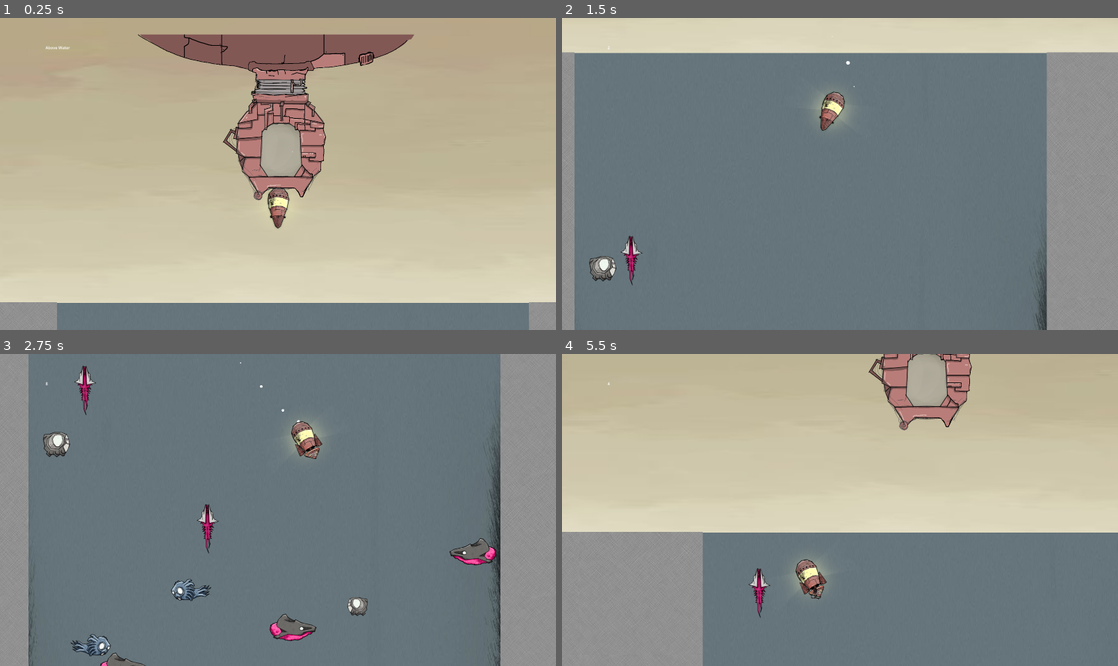
Above: before the commit, frames 1-4 (two rows, left to right).
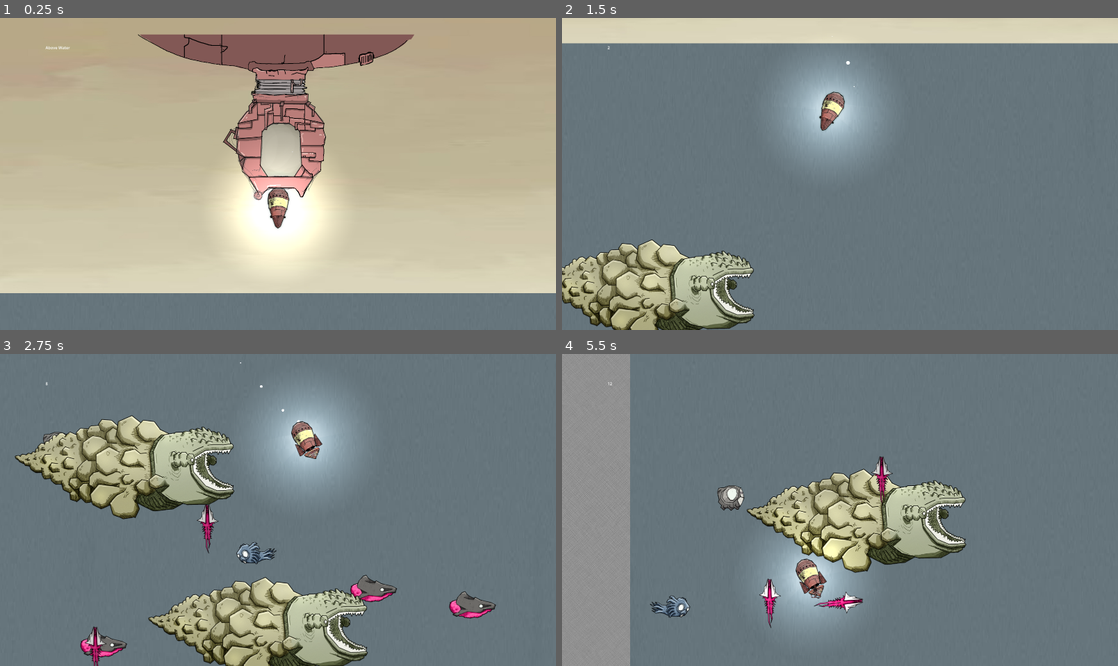
Above: after the commit, the same moments.

Repository: cliftonpatty/pelagi
Game: Godot game, scene res://scenes/world/fishing/ocean.tscn
The game is run twice, just before and just after one commit, with the same random seed, the same clock (stepped at 60 frames per second) and the same inputs.
Inputs (mouse positions are in pixels of both pictures, inside the frame that each line leads up to):
- Up to frame 1 (0.25 s): no input
- Up to frame 2 (1.5 s): move the mouse to (962, 158) at 0.52 s; hold D (RightMove) 0.53-1.28 s; hold Shift (Drill) 0.53-1.28 s; click (962, 158) at 0.67 s; move the mouse to (728, 189) at 1.27 s; hold A (LeftMove) from 1.28 s (still down); tap Shift (Drill) at 1.35 s
- Up to frame 3 (2.75 s): move the mouse to (333, 441) at 2.02 s; release A (LeftMove) at 2.03 s; hold D (RightMove) from 2.03 s (still down); hold Shift (Drill) from 2.03 s (still down)
- Up to frame 4 (5.5 s): move the mouse to (812, 572) at 2.77 s; release Shift (Drill) at 2.78 s; tap Shift (Drill) at 2.85, 4.35 s; click (812, 572) at 2.92 s; move the mouse to (1006, 556) at 3.52 s; release D (RightMove) at 3.53 s; hold Shift (Drill) 3.53-4.28 s; hold A (LeftMove) from 3.53 s (still down); move the mouse to (673, 463) at 4.27 s; move the mouse to (867, 510) at 5.02 s; hold Shift (Drill) from 5.03 s (still down); click (867, 510) at 5.17 s

The runs differ from the first frame. In frame 1, 10% of the frame differs, in the area x 0-100%, y 42-100%; in frame 2, 29%; in frame 3, 39%; in frame 4, 68%, in the area x 0-100%, y 0-100%.

Commit message:
messing around
added a light to the player

Diff:
--- a/scenes/player/player.tscn
+++ b/scenes/player/player.tscn
@@ -1,9 +1,10 @@
-[gd_scene load_steps=9 format=3 uid="uid://dv6q0wn7wrkvg"]
+[gd_scene load_steps=10 format=3 uid="uid://dv6q0wn7wrkvg"]
 
 [ext_resource type="Texture2D" uid="uid://tovmti8pu18e" path="res://assets/images/player/base_ship.png" id="1_7pgf2"]
 [ext_resource type="Script" path="res://scenes/player/player.gd" id="1_w1qbe"]
 [ext_resource type="Texture2D" uid="uid://b7kvb3b5asp1c" path="res://assets/images/player/false_lighting-background.png" id="2_5ebji"]
 [ext_resource type="Texture2D" uid="uid://b101g41ck2g48" path="res://assets/images/effects/Bubble.png" id="2_jowck"]
+[ext_resource type="Texture2D" uid="uid://c4q1ofyfs34wr" path="res://assets/images/tangibles/fish/Asset 10.png" id="2_ueykn"]
 [ext_resource type="Texture2D" uid="uid://bcvvb7onaaw13" path="res://assets/images/player/base_ship-hook.png" id="3_lsajb"]
 [ext_resource type="Texture2D" uid="uid://bwjvuu24ddwki" path="res://assets/images/player/false_lighting.png" id="5_qh56r"]
 
@@ -17,6 +18,10 @@
 [node name="Player" type="CharacterBody2D"]
 motion_mode = 1
 script = ExtResource("1_w1qbe")
+
+[node name="PointLight2D" type="PointLight2D" parent="."]
+shadow_enabled = true
+texture = ExtResource("2_ueykn")
 
 [node name="FalseLighting-background" type="Sprite2D" parent="."]
 position = Vector2(2, -10)
@@ -36,6 +41,7 @@
 [node name="Body" type="Node2D" parent="."]
 
 [node name="ShipSprite" type="Sprite2D" parent="Body"]
+light_mask = 0
 texture_filter = 6
 position = Vector2(-0.0375786, 9.53674e-07)
 scale = Vector2(0.403841, 0.403972)
--- /dev/null
+++ b/scenes/tangibles/fish/directional_swimmers/little_foot.tscn
@@ -0,0 +1,19 @@
+[gd_scene load_steps=4 format=3 uid="uid://320nsi5e6lk3"]
+
+[ext_resource type="PackedScene" uid="uid://b6foh4q7d7jx6" path="res://scenes/tangibles/fish/directional_swimmers/directional_swimmers.tscn" id="1_lfk26"]
+[ext_resource type="Texture2D" uid="uid://ypjb8q06wddw" path="res://assets/images/tangibles/fish/little_foot.png" id="2_fybl6"]
+
+[sub_resource type="CircleShape2D" id="CircleShape2D_q32c2"]
+radius = 27.0
+
+[node name="LittleFoot" instance=ExtResource("1_lfk26")]
+swimSpeed = 650
+
+[node name="MainSprite" parent="." index="0"]
+scale = Vector2(0.313167, 0.313167)
+texture = ExtResource("2_fybl6")
+flip_h = true
+
+[node name="CollisionShape2D" parent="." index="1"]
+position = Vector2(15, -14)
+shape = SubResource("CircleShape2D_q32c2")
--- /dev/null
+++ b/scenes/tangibles/fish/directional_swimmers/pustulus.tscn
@@ -0,0 +1,19 @@
+[gd_scene load_steps=4 format=3 uid="uid://cn0own4llt3nq"]
+
+[ext_resource type="PackedScene" uid="uid://b6foh4q7d7jx6" path="res://scenes/tangibles/fish/directional_swimmers/directional_swimmers.tscn" id="1_s87tj"]
+[ext_resource type="Texture2D" uid="uid://d0x6oinj456d3" path="res://assets/images/tangibles/fish/pustulus.png" id="2_5dejd"]
+
+[sub_resource type="RectangleShape2D" id="RectangleShape2D_3qj51"]
+size = Vector2(784, 206)
+
+[node name="Pustulus" instance=ExtResource("1_s87tj")]
+swimSpeed = 85
+rarity = 0.1
+
+[node name="MainSprite" parent="." index="0"]
+scale = Vector2(0.986028, 0.986028)
+texture = ExtResource("2_5dejd")
+flip_h = true
+
+[node name="CollisionShape2D" parent="." index="1"]
+shape = SubResource("RectangleShape2D_3qj51")
--- a/scenes/world/fishing/ocean.tscn
+++ b/scenes/world/fishing/ocean.tscn
@@ -7,10 +7,12 @@
 [ext_resource type="Texture2D" uid="uid://1ajkkdvwgxe1" path="res://assets/textures/cross-hatch.jpg" id="4_8s3h2"]
 [ext_resource type="PackedScene" uid="uid://cj7enlu4qarvo" path="res://scenes/player/fish_line.tscn" id="4_a0x25"]
 [ext_resource type="PackedScene" uid="uid://bnknqobfg85k6" path="res://scenes/world/fishing/world_generation/fish_generator.tscn" id="5_cin7k"]
+[ext_resource type="PackedScene" uid="uid://cn0own4llt3nq" path="res://scenes/tangibles/fish/directional_swimmers/pustulus.tscn" id="9_287yw"]
 [ext_resource type="PackedScene" uid="uid://m0blxtqmnxug" path="res://scenes/tangibles/fish/directional_swimmers/pig.tscn" id="9_d2a5l"]
 [ext_resource type="PackedScene" uid="uid://e7qbgr4cg6pn" path="res://scenes/tangibles/fish/directional_swimmers/armored_swimmers/armored_swimmers.tscn" id="11_0nmdk"]
 [ext_resource type="PackedScene" uid="uid://cggq5h2amdljm" path="res://scenes/tangibles/fish/directional_swimmers/spear.tscn" id="11_o6wdg"]
 [ext_resource type="Texture2D" uid="uid://bu23uv53dnt8o" path="res://assets/textures/background-water_generic.jpg" id="11_qe73a"]
+[ext_resource type="PackedScene" uid="uid://320nsi5e6lk3" path="res://scenes/tangibles/fish/directional_swimmers/little_foot.tscn" id="12_6nfpg"]
 [ext_resource type="PackedScene" uid="uid://betcukpb07lly" path="res://scenes/world/fishing/claw.tscn" id="12_80ql6"]
 [ext_resource type="PackedScene" uid="uid://dfm8h0n1nf7ab" path="res://scenes/tangibles/fish/directional_swimmers/cuddle.tscn" id="12_yei50"]
 [ext_resource type="Texture2D" uid="uid://c6xhty61kb3qh" path="res://assets/images/world/backgrounds/sunset.jpg" id="13_kon01"]
@@ -71,11 +73,14 @@
 parentTexture = ExtResource("4_8s3h2")
 
 [node name="RightMargin" parent="WorldGenerator" index="0"]
-position = Vector2(1917, 5)
+position = Vector2(2936, 5)
+
+[node name="LeftMargin" parent="WorldGenerator" index="1"]
+position = Vector2(-295, 0)
 
 [node name="FishGenerator" parent="." instance=ExtResource("5_cin7k")]
 position = Vector2(924, 622)
-spawnableFish = [ExtResource("11_0nmdk"), ExtResource("9_d2a5l"), ExtResource("11_o6wdg"), ExtResource("12_yei50")]
+spawnableFish = [ExtResource("9_287yw"), ExtResource("9_d2a5l"), ExtResource("11_o6wdg"), ExtResource("12_6nfpg"), ExtResource("12_yei50"), ExtResource("11_0nmdk")]
 spawnableGems = [ExtResource("15_32gqb")]
 spawnTimingRange = Vector2(0.1, 0.2)
 metadata/_edit_group_ = true
@@ -93,36 +98,36 @@
 [node name="top" type="Sprite2D" parent="LazyBackground"]
 z_index = -9
 texture_repeat = 2
-position = Vector2(985.685, 3109)
-scale = Vector2(1.00409, 3.87525)
+position = Vector2(1351.8, 5686)
+scale = Vector2(1.679, 6.492)
 texture = ExtResource("11_qe73a")
 
 [node name="top2" type="Sprite2D" parent="LazyBackground"]
 z_index = -9
 texture_repeat = 2
-position = Vector2(985.685, 10819)
-scale = Vector2(1.00409, 3.87525)
+position = Vector2(1351.8, 18569)
+scale = Vector2(1.679, 6.492)
 texture = ExtResource("11_qe73a")
 
 [node name="top3" type="Sprite2D" parent="LazyBackground"]
 z_index = -9
 texture_repeat = 2
-position = Vector2(985.685, 18547)
-scale = Vector2(1.00409, 3.87525)
+position = Vector2(1351.8, 31554)
+scale = Vector2(1.679, 6.492)
 texture = ExtResource("11_qe73a")
 
 [node name="top4" type="Sprite2D" parent="LazyBackground"]
 z_index = -9
 texture_repeat = 2
-position = Vector2(985.685, 26297)
-scale = Vector2(1.00409, 3.87525)
+position = Vector2(1351.8, 39304)
+scale = Vector2(1.679, 6.492)
 texture = ExtResource("11_qe73a")
 
 [node name="top5" type="Sprite2D" parent="LazyBackground"]
 z_index = -9
 texture_repeat = 2
-position = Vector2(985.685, 34020)
-scale = Vector2(1.00409, 3.87525)
+position = Vector2(1351.8, 47027)
+scale = Vector2(1.679, 6.492)
 texture = ExtResource("11_qe73a")
 
 [node name="Claw" parent="." instance=ExtResource("12_80ql6")]
Binary file added: assets/images/tangibles/fish/Asset 10.png
Not shown, added: assets/images/tangibles/fish/Asset 10.png.import
Binary file added: assets/images/tangibles/fish/gem_sucker.png
Not shown, added: assets/images/tangibles/fish/gem_sucker.png.import
Binary file added: assets/images/tangibles/fish/little_foot.png
Not shown, added: assets/images/tangibles/fish/little_foot.png.import
Binary file added: assets/images/tangibles/fish/nautilus.png
Not shown, added: assets/images/tangibles/fish/nautilus.png.import
Binary file added: assets/images/tangibles/fish/pustulus.png
Not shown, added: assets/images/tangibles/fish/pustulus.png.import
Not shown: 1 places in scenes/world/fishing/ocean.tscn that only renumber resources
Not shown: 1 places in scenes/world/fishing/world_generation/cave_walls.tscn that only renumber resources
